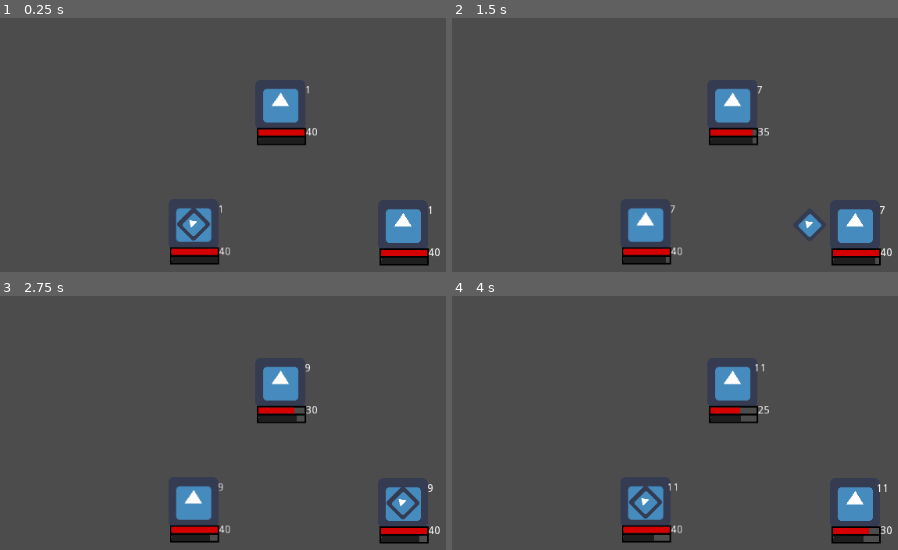
Above: before the commit, frames 1-4 (two rows, left to right).
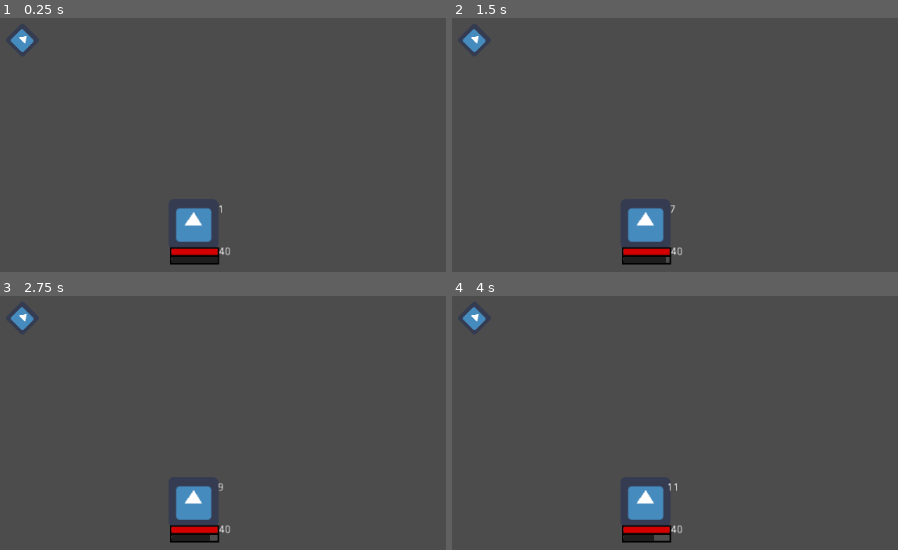
Above: after the commit, the same moments.

Repository: h19mili/Projekt_Fleorune.VM
Game: Godot game, scene res://Main.tscn
Same seed, same stepped clock (60 frames per second), same inputs: the game is played once before the commit and once after it. The engine's default icon, where the game draws it, is replaced by a stand-in: a white triangle on a blue panel in a dark square.
Inputs:
- Up to frame 1 (0.25 s): no input
- Up to frame 2 (1.5 s): tap Enter (ui_accept) at 0.5, 0.77, 1.25 s; hold Right (ui_right) 0.53-1.28 s; tap A (ui_a) at 0.6, 1.35 s; hold Down (ui_down) from 1.28 s (still down)
- Up to frame 3 (2.75 s): tap Enter (ui_accept) at 1.52, 2 s; release Down (ui_down) at 2.03 s; hold Right (ui_right) from 2.03 s (still down); tap A (ui_a) at 2.1 s
- Up to frame 4 (4 s): tap Enter (ui_accept) at 2.75, 3.02, 3.5, 3.77 s; release Right (ui_right) at 2.78 s; hold Up (ui_up) 2.78-3.53 s; tap A (ui_a) at 2.85, 3.6 s; hold Left (ui_left) from 3.53 s (still down)

The runs differ from the first frame. In frame 1, 4.5% of the frame differs, in the area x 2-99%, y 4-98%; in frame 2, 4.3%; in frame 3, 3.8%; in frame 4, 4.3%.
Error after the commit: Division By Zero in operator '%'. (res://Arrow.gd:54)

Commit message:
Create combat
Skapade en liten funktion för att enkelt starta en strid med valda fiender.

Diff:
--- a/Enemy.gd
+++ b/Enemy.gd
@@ -17,8 +17,7 @@
 #	pass
 func my_turn(targets):
 	if Current_HP > 0:
-		var Etarget : Battler
-		Etarget = targets[1]
+		var Etarget : Battler = choose_target(targets)
 		#yield(active_player, "emattack") # a
 		Attack()
 		yield(get_tree().create_timer(1.0), "timeout")
@@ -27,3 +26,11 @@
 	else:
 		print("ENEMY NO HP")
 	return self
+
+func choose_target(sort_valid):
+	for i in sort_valid:
+		if i.name == "Player":
+			print("found player")
+			return i
+		else:
+			print("NO PLAYER FOUND!!")
--- /dev/null
+++ b/Enemy.tscn
@@ -0,0 +1,81 @@
+[gd_scene load_steps=11 format=2]
+
+[ext_resource path="res://Jobs/knight.tres" type="Resource" id=1]
+[ext_resource path="res://Art/bar(2).png" type="Texture" id=2]
+[ext_resource path="res://icon.png" type="Texture" id=3]
+[ext_resource path="res://Art/bar(1).png" type="Texture" id=4]
+[ext_resource path="res://Player karaktär/Battler_Action.gd" type="Script" id=5]
+[ext_resource path="res://Enemy.gd" type="Script" id=6]
+[ext_resource path="res://Player karaktär/Exphandler.gd" type="Script" id=7]
+[ext_resource path="res://Player karaktär/Healthbar.gd" type="Script" id=8]
+[ext_resource path="res://Job.gd" type="Script" id=9]
+[ext_resource path="res://Player karaktär/Mana_bar.gd" type="Script" id=10]
+
+[node name="Enemy2" type="Node2D"]
+position = Vector2( -156.9, -154.327 )
+script = ExtResource( 6 )
+__meta__ = {
+"_edit_group_": true
+}
+
+[node name="Sprite" type="Sprite" parent="."]
+texture = ExtResource( 3 )
+
+[node name="Job" type="Node" parent="."]
+script = ExtResource( 9 )
+statblock = ExtResource( 1 )
+
+[node name="Healthbar" type="TextureProgress" parent="."]
+margin_left = -30.0
+margin_top = 15.0
+margin_right = 34.0
+margin_bottom = 79.0
+value = 10.0
+texture_under = ExtResource( 2 )
+texture_progress = ExtResource( 4 )
+script = ExtResource( 8 )
+__meta__ = {
+"_edit_use_anchors_": false
+}
+
+[node name="Healthnumber" type="Label" parent="Healthbar"]
+margin_left = 61.8502
+margin_top = 14.315
+margin_right = 79.8502
+margin_bottom = 28.315
+text = "70"
+__meta__ = {
+"_edit_use_anchors_": false
+}
+
+[node name="Mana_bar" type="TextureProgress" parent="."]
+margin_left = -30.0
+margin_top = 25.0
+margin_right = 34.0
+margin_bottom = 89.0
+value = 10.0
+texture_under = ExtResource( 2 )
+texture_progress = ExtResource( 4 )
+tint_progress = Color( 0, 0.862745, 0.133333, 0.603922 )
+script = ExtResource( 10 )
+__meta__ = {
+"_edit_use_anchors_": false
+}
+
+[node name="Exphandler" type="Node2D" parent="."]
+script = ExtResource( 7 )
+
+[node name="Level_number" type="Label" parent="Exphandler"]
+margin_left = 15.0
+margin_top = -25.0
+margin_right = 55.0
+margin_bottom = -11.0
+text = "1"
+align = 1
+valign = 1
+__meta__ = {
+"_edit_use_anchors_": false
+}
+
+[node name="Battler_Action" type="Node" parent="."]
+script = ExtResource( 5 )
--- /dev/null
+++ b/Main.gd
@@ -0,0 +1,26 @@
+extends Node2D
+
+
+# Declare member variables here. Examples:
+# var a = 2
+# var b = "text"
+
+
+# Called when the node enters the scene tree for the first time.
+func _ready():
+	pass # Replace with function body.
+
+
+# Called every frame. 'delta' is the elapsed time since the previous frame.
+#func _process(delta):
+#	pass
+func start_battle(enemies : Array):
+	var pos = Vector2(300,0)
+	for i in enemies:
+
+		#var scenes : String = i
+		var scene = load(i).instance()
+		scene.position = pos
+		pos.y += pos.y + 100
+		get_node("TurnQ").add_child(scene)
+	$TurnQ.initialize()
--- a/Main.tscn
+++ b/Main.tscn
@@ -1,27 +1,18 @@
-[gd_scene load_steps=6 format=2]
+[gd_scene load_steps=5 format=2]
 
 [ext_resource path="res://TurnQ.gd" type="Script" id=1]
-[ext_resource path="res://Player.gd" type="Script" id=2]
-[ext_resource path="res://Player karaktär/David.tscn" type="PackedScene" id=3]
+[ext_resource path="res://Player karaktär/Player.tscn" type="PackedScene" id=2]
 [ext_resource path="res://Arrow.tscn" type="PackedScene" id=4]
-[ext_resource path="res://Enemy.gd" type="Script" id=5]
+[ext_resource path="res://Main.gd" type="Script" id=6]
 
 [node name="Main" type="Node2D"]
 position = Vector2( 526, 273 )
+script = ExtResource( 6 )
 
 [node name="TurnQ" type="YSort" parent="."]
 script = ExtResource( 1 )
 
-[node name="Player" parent="TurnQ" instance=ExtResource( 3 )]
-position = Vector2( -268.303, -1.335 )
-script = ExtResource( 2 )
-
-[node name="Enemy" parent="TurnQ" instance=ExtResource( 3 )]
-script = ExtResource( 5 )
-
-[node name="Enemy2" parent="TurnQ" instance=ExtResource( 3 )]
-position = Vector2( -156.9, -154.327 )
-script = ExtResource( 5 )
+[node name="Player" parent="TurnQ" instance=ExtResource( 2 )]
 
 [node name="Position2D" type="Position2D" parent="."]
 position = Vector2( -162, 0 )
--- /dev/null
+++ b/Player karaktär/Player.tscn
@@ -0,0 +1,81 @@
+[gd_scene load_steps=11 format=2]
+
+[ext_resource path="res://Jobs/knight.tres" type="Resource" id=1]
+[ext_resource path="res://Art/bar(2).png" type="Texture" id=2]
+[ext_resource path="res://icon.png" type="Texture" id=3]
+[ext_resource path="res://Art/bar(1).png" type="Texture" id=4]
+[ext_resource path="res://Player.gd" type="Script" id=5]
+[ext_resource path="res://Player karaktär/Battler_Action.gd" type="Script" id=6]
+[ext_resource path="res://Player karaktär/Exphandler.gd" type="Script" id=7]
+[ext_resource path="res://Player karaktär/Healthbar.gd" type="Script" id=8]
+[ext_resource path="res://Job.gd" type="Script" id=9]
+[ext_resource path="res://Player karaktär/Mana_bar.gd" type="Script" id=10]
+
+[node name="Player" type="Node2D"]
+position = Vector2( -268.303, -1.335 )
+script = ExtResource( 5 )
+__meta__ = {
+"_edit_group_": true
+}
+
+[node name="Sprite" type="Sprite" parent="."]
+texture = ExtResource( 3 )
+
+[node name="Job" type="Node" parent="."]
+script = ExtResource( 9 )
+statblock = ExtResource( 1 )
+
+[node name="Healthbar" type="TextureProgress" parent="."]
+margin_left = -30.0
+margin_top = 15.0
+margin_right = 34.0
+margin_bottom = 79.0
+value = 10.0
+texture_under = ExtResource( 2 )
+texture_progress = ExtResource( 4 )
+script = ExtResource( 8 )
+__meta__ = {
+"_edit_use_anchors_": false
+}
+
+[node name="Healthnumber" type="Label" parent="Healthbar"]
+margin_left = 61.8502
+margin_top = 14.315
+margin_right = 79.8502
+margin_bottom = 28.315
+text = "70"
+__meta__ = {
+"_edit_use_anchors_": false
+}
+
+[node name="Mana_bar" type="TextureProgress" parent="."]
+margin_left = -30.0
+margin_top = 25.0
+margin_right = 34.0
+margin_bottom = 89.0
+value = 10.0
+texture_under = ExtResource( 2 )
+texture_progress = ExtResource( 4 )
+tint_progress = Color( 0, 0.862745, 0.133333, 0.603922 )
+script = ExtResource( 10 )
+__meta__ = {
+"_edit_use_anchors_": false
+}
+
+[node name="Exphandler" type="Node2D" parent="."]
+script = ExtResource( 7 )
+
+[node name="Level_number" type="Label" parent="Exphandler"]
+margin_left = 15.0
+margin_top = -25.0
+margin_right = 55.0
+margin_bottom = -11.0
+text = "1"
+align = 1
+valign = 1
+__meta__ = {
+"_edit_use_anchors_": false
+}
+
+[node name="Battler_Action" type="Node" parent="."]
+script = ExtResource( 6 )
--- /dev/null
+++ b/Test_combat.gd
@@ -0,0 +1,25 @@
+extends Node2D
+
+
+var scene = preload("Main.tscn").instance()
+var enemies : Array = ["res://Enemy.tscn", "res://Enemy.tscn"]
+# Declare member variables here. Examples:
+# var a = 2
+# var b = "text"
+
+
+# Called when the node enters the scene tree for the first time.
+func _ready():
+	pass # Replace with function body.
+
+
+# Called every frame. 'delta' is the elapsed time since the previous frame.
+func _process(delta):
+	if Input.is_action_just_pressed("ui_a"):
+		get_tree().get_root().add_child(scene)
+		scene.start_battle(enemies) # init root node
+		get_tree().set_current_scene(scene)
+		queue_free()
+
+
+#	pass
--- /dev/null
+++ b/Test_combat.tscn
@@ -0,0 +1,16 @@
+[gd_scene load_steps=2 format=2]
+
+[ext_resource path="res://Test_combat.gd" type="Script" id=1]
+
+[node name="Test_combat" type="Node2D"]
+script = ExtResource( 1 )
+
+[node name="RichTextLabel" type="RichTextLabel" parent="."]
+margin_left = 247.0
+margin_top = 52.0
+margin_right = 644.0
+margin_bottom = 92.0
+text = "Testar att ha kvar scen i bakgrunden"
+__meta__ = {
+"_edit_use_anchors_": false
+}
--- a/TurnQ.gd
+++ b/TurnQ.gd
@@ -10,11 +10,12 @@
 onready var select_arrow = get_node("../Arrow")
 
 func _ready():
-	Etarget = get_child(1)
-	initialize()
+	#Etarget = get_child(1)
+	#initialize()
 	pass
 
 func initialize():
+	Etarget = get_child(1)
 	var Battlers = get_players()
 	#for i in Battlers:
 		#if i.Party_member == true:
